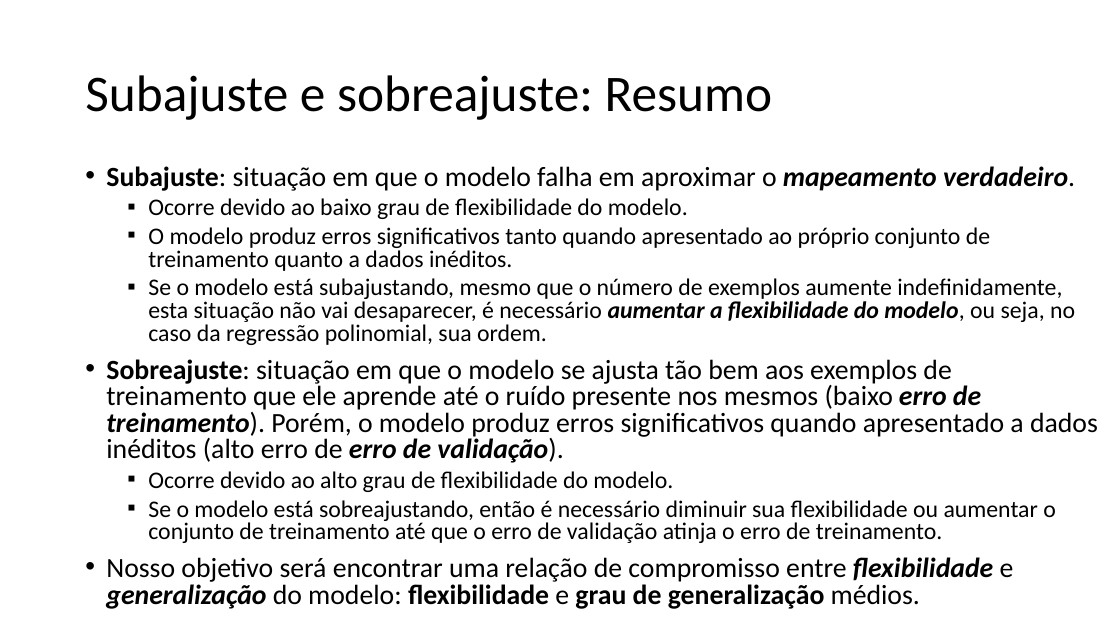
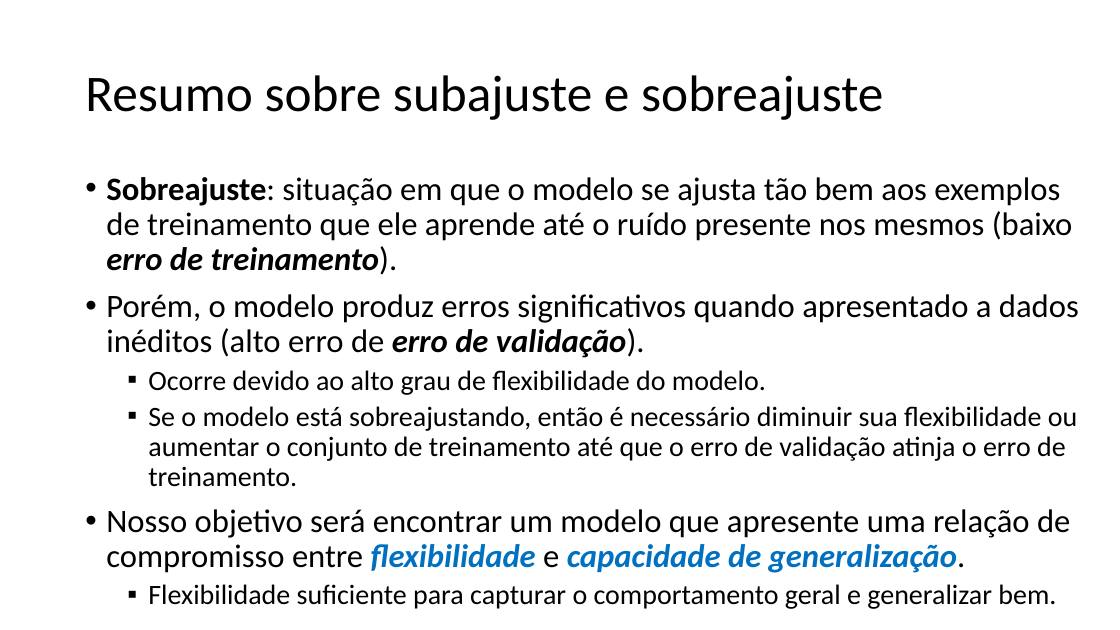
Before and after one commit to zz4fap/t319_aprendizado_de_maquina, a slide deck: slide 23 of slides/T319_Regressão_Linear (Parte IV).pptx (slide 19 before the commit). Drawn at 1120x630 pixels with LibreOffice and Linux fonts; fonts in the diff are those of the drawing. Boxes give left, top, right and bottom in pixels: in the first picture for what was removed or moved away, otherwise in the second. Text is boxed around its words. In the diff, an @@ line names an element or a change of style, - is before the commit and + after.

Commit message:
update of slides

```diff
--- a/slides/T319_Regressão_Linear (Parte IV).pptx
+++ b/slides/T319_Regressão_Linear (Parte IV).pptx
@@ title at (85, 75, 883, 120): text changed @@
-Subajuste e sobreajuste: Resumo
+Resumo sobre subajuste e sobreajuste
@@ text "Sobreajuste: situação em que o ...": place and size @@
-text "Sobreajuste: situação em que o ..." at (106, 166, 1098, 609)
+text "Sobreajuste: situação em que o ..." at (106, 177, 1079, 609)
@@ text at (106, 177, 1079, 358): text changed; size 20.4 to 28 pt @@
-• Subajuste: situação em que o modelo falha em aproximar o mapeamento verdadeiro.
-  ▪ Ocorre devido ao baixo grau de flexibilidade do modelo.
-  ▪ O modelo produz erros significativos tanto quando apresentado ao próprio conjunto de treinamento quanto a dados inéditos.
-  ▪ Se o modelo está subajustando, mesmo que o número de exemplos aumente indefinidamente, esta situação não vai desaparecer, é necessário aumentar a flexibilidade do modelo, ou seja, no caso da regressão polinomial, sua ordem.
-• Sobreajuste: situação em que o modelo se ajusta tão bem aos exemplos de treinamento que ele aprende até o ruído presente nos mesmos (baixo erro de treinamento). Porém, o modelo produz erros significativos quando apresentado a dados inéditos (alto erro de erro de validação).
+• Sobreajuste: situação em que o modelo se ajusta tão bem aos exemplos de treinamento que ele aprende até o ruído presente nos mesmos (baixo erro de treinamento).
+• Porém, o modelo produz erros significativos quando apresentado a dados inéditos (alto erro de erro de validação).
@@ text at (148, 370, 1077, 487): size 20.4 to 24 pt in "Ocorre devido ao alto grau de flexibilidade ...", "Se o modelo está sobreajustando, então é ..."; line spacing 0.8 to 0.9 @@
@@ text at (106, 509, 1070, 609): text changed; size 23.8 to 28 pt @@
-• Nosso objetivo será encontrar uma relação de compromisso entre flexibilidade e generalização do modelo: flexibilidade e grau de generalização médios.
+• Nosso objetivo será encontrar um modelo que apresente uma relação de compromisso entre flexibilidade e capacidade de generalização.
+  ▪ Flexibilidade suficiente para capturar o comportamento geral e generalizar bem.
```
Also in this commit, not shown: 4 other slides changed, 5 slides added, 1 slide removed, 2 other files.
